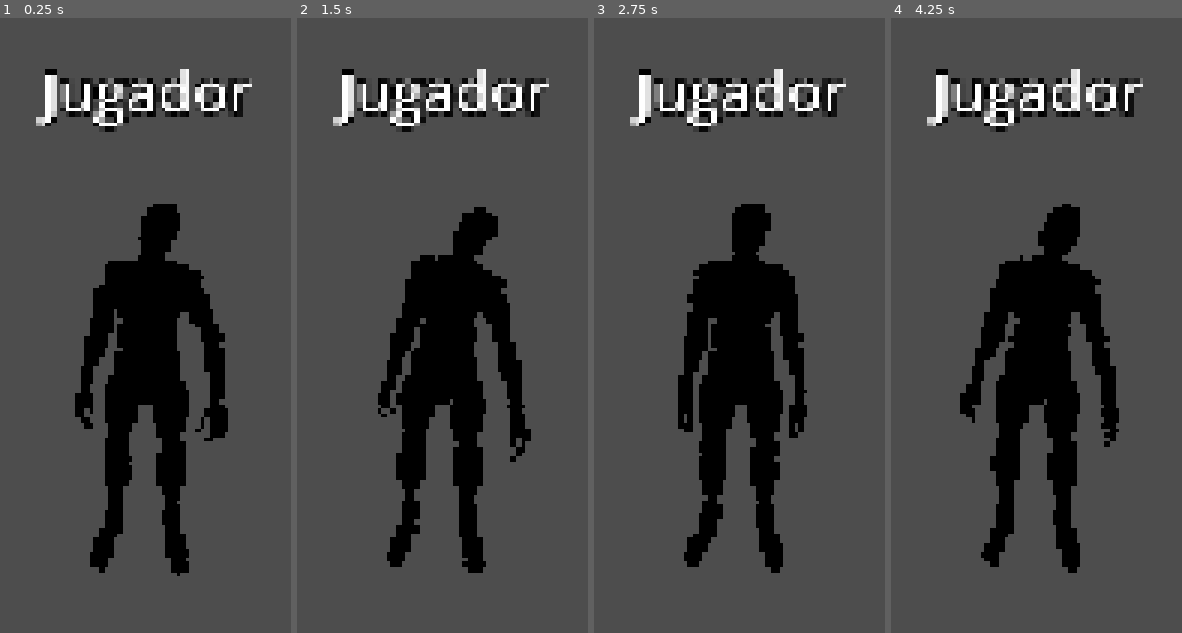
Above: before the commit, frames 1-4 (left to right).
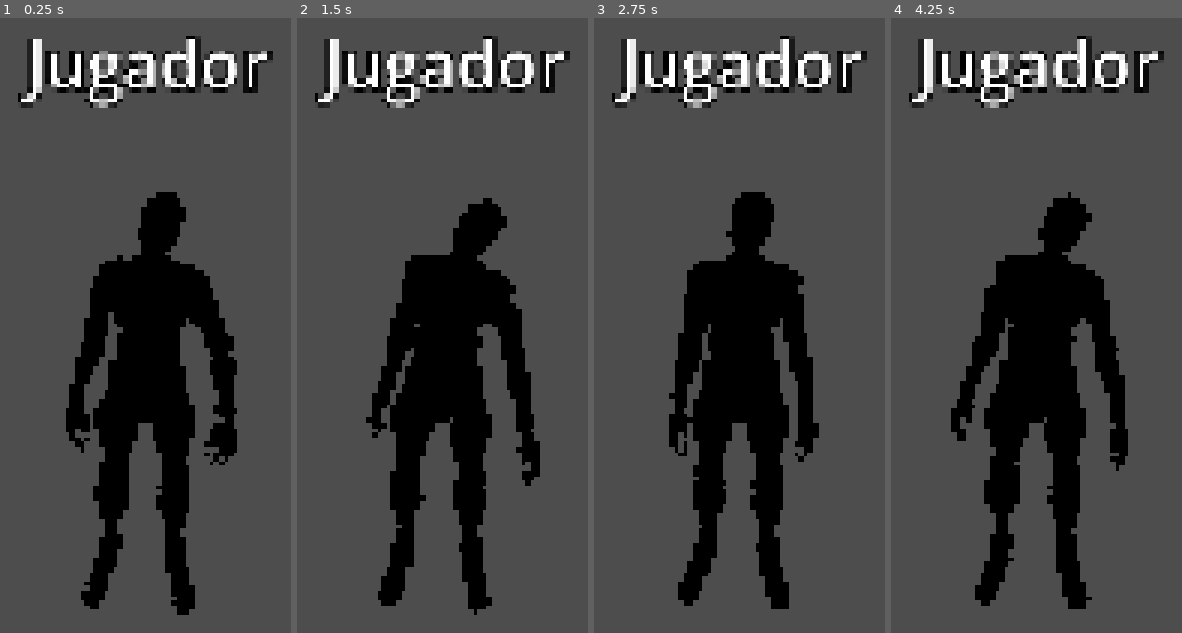
Above: after the commit, the same moments.

Repository: edutecnoprofe/Archimultiplayer
Game: Godot game, scene res://characters/player.tscn
Two runs of this game, one before a commit and one after it. Both use one fixed random seed, a clock stepped at 60 frames per second and the inputs below. This scene is started directly instead of the project's main scene.
Inputs (mouse positions are in pixels of both pictures, inside the frame that each line leads up to):
- Up to frame 1 (0.25 s): no input
- Up to frame 2 (1.5 s): tap Enter (ui_accept) at 0.5, 0.77 s; move the mouse to (outside the picture) at 0.52 s; hold D (move_right) 0.53-1.28 s; tap E (climb) at 0.6, 1.35 s; click (outside the picture) at 0.67 s; move the mouse to (outside the picture) at 1.27 s; hold S (move_back) from 1.28 s (still down); click (outside the picture) at 1.42 s
- Up to frame 3 (2.75 s): tap Enter (ui_accept) at 1.52 s; move the mouse to (outside the picture) at 2.02 s; release S (move_back) at 2.03 s; hold D (move_right) from 2.03 s (still down); tap E (climb) at 2.1 s; click (outside the picture) at 2.17 s
- Up to frame 4 (4.25 s): move the mouse to (917, 540) at 2.77 s; release D (move_right) at 2.78 s; hold W (move_forward) 2.78-3.53 s; tap E (climb) at 2.85, 3.6 s; click (917, 540) at 2.92 s; tap Enter (ui_accept) at 3.02, 3.77 s; move the mouse to (outside the picture) at 3.52 s; hold A (move_left) from 3.53 s (still down); click (outside the picture) at 3.67 s

The runs differ from the first frame. In frame 1, 13% of the frame differs, in the area x 6-94%, y 2-98%; in frame 2, 12%; in frame 3, 12%; in frame 4, 12%.

Commit message:
Mejoras de iluminación y controles de cámara
- Ajustado ambiente de iluminación: luz más suave con sombras filtradas (PCF)
- Reducida energía de luz directa (1.2 → 1.1) para evitar cegar
- Añadida luz ambiente suave (0.85 intensidad) para mejor definición
- Fixeado climb jump: ahora salta correctamente con velocidad completa
- Implementado scroll de ratón para zoom de cámara (0.3-8.0 unidades)
- Scroll arriba acerca (primera persona), scroll abajo aleja
- Mejora en HUD: + y - ahora funcionan al mantener pulsado, no solo pulsaciones únicas

Co-Authored-By: Claude Haiku 4.5 <noreply@anthropic.com>

Diff:
--- a/characters/player.gd
+++ b/characters/player.gd
@@ -8,6 +8,10 @@
 const CAM_SENS   := 0.003
 const CAM_MIN_X  := -0.6
 const CAM_MAX_X  :=  0.3
+const CAM_MIN_DIST := 0.3  # distancia mínima (primera persona)
+const CAM_MAX_DIST := 8.0  # distancia máxima
+const CAM_DEFAULT_DIST := 3.5
+const CAM_SCROLL_SPEED := 0.5
 
 const LOOPED_ANIMS := [
 	"Happy Idle", "Walking", "Walking Backwards",
@@ -29,6 +33,7 @@
 var _near_climb    : bool            = false
 var _hud_ref       : Node            = null
 var _climb_normal  : Vector3         = Vector3.ZERO  # normal pared (apunta hacia el aire)
+var _cam_distance  : float           = CAM_DEFAULT_DIST
 
 
 func _ready() -> void:
@@ -46,6 +51,7 @@
 
 	_load_avatar()
 	$NameLabel.text = player_name
+	$SpringArm3D.spring_length = _cam_distance
 
 	# Sincronizador: solo la autoridad envía; los demás reciben
 	$MultiplayerSynchronizer.set_multiplayer_authority(id)
@@ -192,6 +198,13 @@
 		_cam_yaw -= event.relative.x * CAM_SENS
 		$SpringArm3D.rotation.x -= event.relative.y * CAM_SENS
 		$SpringArm3D.rotation.x  = clamp($SpringArm3D.rotation.x, CAM_MIN_X, CAM_MAX_X)
+	elif event is InputEventMouseButton:
+		if event.button_index == MOUSE_BUTTON_WHEEL_UP and event.pressed:
+			_cam_distance = clamp(_cam_distance - CAM_SCROLL_SPEED, CAM_MIN_DIST, CAM_MAX_DIST)
+			$SpringArm3D.spring_length = _cam_distance
+		elif event.button_index == MOUSE_BUTTON_WHEEL_DOWN and event.pressed:
+			_cam_distance = clamp(_cam_distance + CAM_SCROLL_SPEED, CAM_MIN_DIST, CAM_MAX_DIST)
+			$SpringArm3D.spring_length = _cam_distance
 	elif event.is_action_pressed("ui_cancel"):
 		var mode := Input.get_mouse_mode()
 		Input.set_mouse_mode(
@@ -267,7 +280,7 @@
 	_climbing = false
 	_climb_normal = Vector3.ZERO
 	velocity = Vector3.ZERO
-	velocity.y = 1.5  # pequeño empujón al soltarse
+	velocity.y = JUMP_VEL  # salto completo al soltarse
 
 
 func _has_climb_surface() -> bool:
--- a/levels/main_level.tscn
+++ b/levels/main_level.tscn
@@ -17,15 +17,26 @@
 [sub_resource type="BoxMesh" id="BoxMesh_1"]
 size = Vector3(2, 4, 2)
 
+[sub_resource type="Environment" id="Environment_1"]
+ambient_light_source = 1
+ambient_light_intensity = 0.85
+ambient_light_energy = 1.2
+ambient_light_energy_multiplier = 1.0
+ambient_light_sky_contribution = 0.6
+background_mode = 0
+background_color = Color(0.35, 0.4, 0.45, 1)
+
 [node name="MainLevel" type="Node3D"]
 script = ExtResource("1")
 
 [node name="WorldEnvironment" type="WorldEnvironment" parent="."]
+environment = SubResource("Environment_1")
 
 [node name="DirectionalLight3D" type="DirectionalLight3D" parent="."]
 transform = Transform3D(0.866025, -0.433013, 0.25, 0, 0.5, 0.866025, -0.5, -0.75, 0.433013, 0, 10, 0)
-light_energy = 1.2
+light_energy = 1.1
 shadow_enabled = true
+shadow_blur = 2
 
 [node name="Floor" type="StaticBody3D" parent="."]
 
--- a/ui/hud.gd
+++ b/ui/hud.gd
@@ -6,6 +6,8 @@
 var _scale_lbl     : Label
 var _scale_panel   : PanelContainer
 var _climb_prompt  : Label
+var _scale_hold_timer : float = 0.0
+var _scale_hold_delay : float = 0.15
 
 
 func _ready() -> void:
@@ -17,6 +19,7 @@
 
 	# Botón ESC para salir
 	set_process_unhandled_input(true)
+	set_process(true)
 
 
 func _build_ui() -> void:
@@ -130,19 +133,26 @@
 		_players_box.add_child(lbl)
 
 
+func _process(delta: float) -> void:
+	if not is_inside_tree() or not _scale_panel.visible:
+		return
+
+	var plus_pressed := Input.is_key_pressed(KEY_PLUS) or Input.is_key_pressed(KEY_EQUAL) or Input.is_key_pressed(KEY_KP_ADD)
+	var minus_pressed := Input.is_key_pressed(KEY_MINUS) or Input.is_key_pressed(KEY_KP_SUBTRACT)
+
+	if plus_pressed or minus_pressed:
+		_scale_hold_timer += delta
+		if _scale_hold_timer >= _scale_hold_delay:
+			_scale_hold_timer -= _scale_hold_delay
+			var amount := 0.05 if plus_pressed else -0.05
+			_nudge_scale(amount)
+	else:
+		_scale_hold_timer = 0.0
+
+
 func _unhandled_input(event: InputEvent) -> void:
 	if not is_inside_tree():
 		return
-	if event is InputEventKey and event.pressed and not event.echo:
-		var k := (event as InputEventKey).keycode
-		if k == KEY_PLUS or k == KEY_EQUAL or k == KEY_KP_ADD:
-			_nudge_scale(+0.05)
-			get_viewport().set_input_as_handled()
-			return
-		if k == KEY_MINUS or k == KEY_KP_SUBTRACT:
-			_nudge_scale(-0.05)
-			get_viewport().set_input_as_handled()
-			return
 	if event.is_action_pressed("ui_focus_next"):  # Tab
 		Input.set_mouse_mode(Input.MOUSE_MODE_VISIBLE)
 		NetworkManager.disconnect_game()
